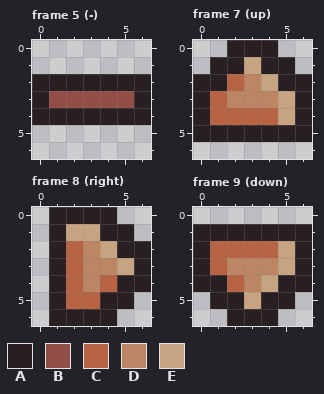
File history of a pixel-art file, dev/icons.aseprite. This is how it looked before the edit.
7x7 pixels, 9 frames. Shown: frame 5 (-), frame 7 (up), frame 8 (right), frame 9 (down). The commit also changed other frames, which this record leaves out.
Palette (. is transparent): A #281f23  B #934e48  C #b86343  D #bc8563  E #c6a482
Pixels before, frame 5 (-), first column x 0:
2 AAAAAAA
3 ABBBBBA
4 AAAAAAA
Pixels before, frame 7 (up), first column x 0:
0 ..AAA..
1 .AAEAA.
2 AACDEAA
3 ACDDDEA
4 ACCCCEA
5 AAAAAAA
Pixels before, frame 8 (right), first column x 1:
0 AAAA..
1 AEEAA.
2 ACDEAA
3 ACDDEA
4 ACDCAA
5 ACCAA.
6 AAAA..
Pixels before, frame 9 (down), first column x 0:
1 AAAAAAA
2 ACCCCEA
3 ACDDDEA
4 AACDEAA
5 .AAEAA.
6 ..AAA..
Now the later version:
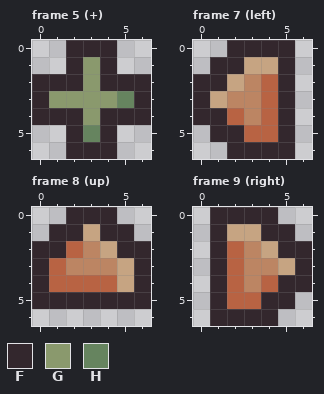
Colours new in this view: F #33272d  G #8a996d  H #66845f
Changes in this commit:
Changed rows in their new state; - is an unchanged pixel.
Frame 5 (+):
first column x 0:
0 --FFF--
1 --FGF--
2 FFFGFFF
3 FGGGGHF
4 FFFGFFF
5 --FHF--
6 --FFF--
Frame 7 (left):
first column x 0:
0 --FFFF-
1 -FF-EF-
2 FFE-CF.
3 FE--CF.
4 FF-D-F.
5 .FFCCF.
6 --FFFF-
Frame 8 (up):
first column x 0:
0 -.FFF--
1 -FF-FF-
2 FF---FF
3 FCD---F
4 FC-C-EF
5 FFFFFFF
6 -....--
Frame 9 (right):
first column x 0:
0 -FFFF--
1 .FEEFF.
2 .F-DEFF
3 .FC---F
4 .F--CFF
5 -FCCFF-
6 -FFFF--
Where, in picture pixels (left, top, right, bottom), the same in both pictures:
changed: (32, 40, 151, 159)
changed: (193, 40, 312, 159)
changed: (32, 207, 151, 326)
changed: (193, 207, 312, 326)
